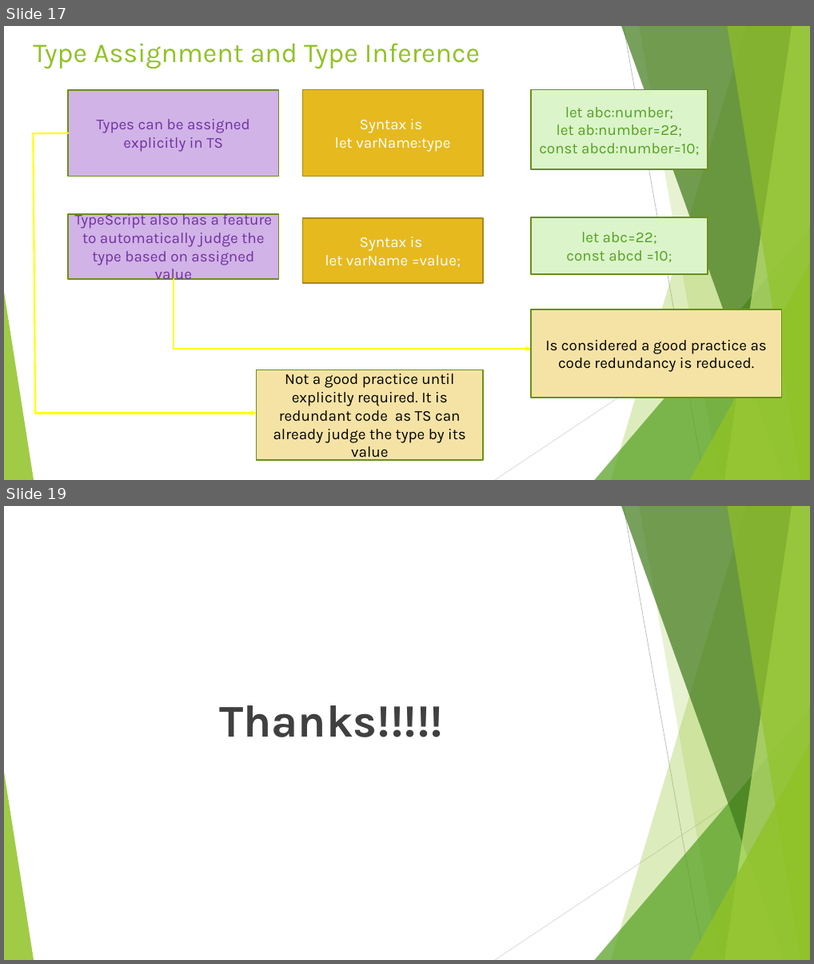
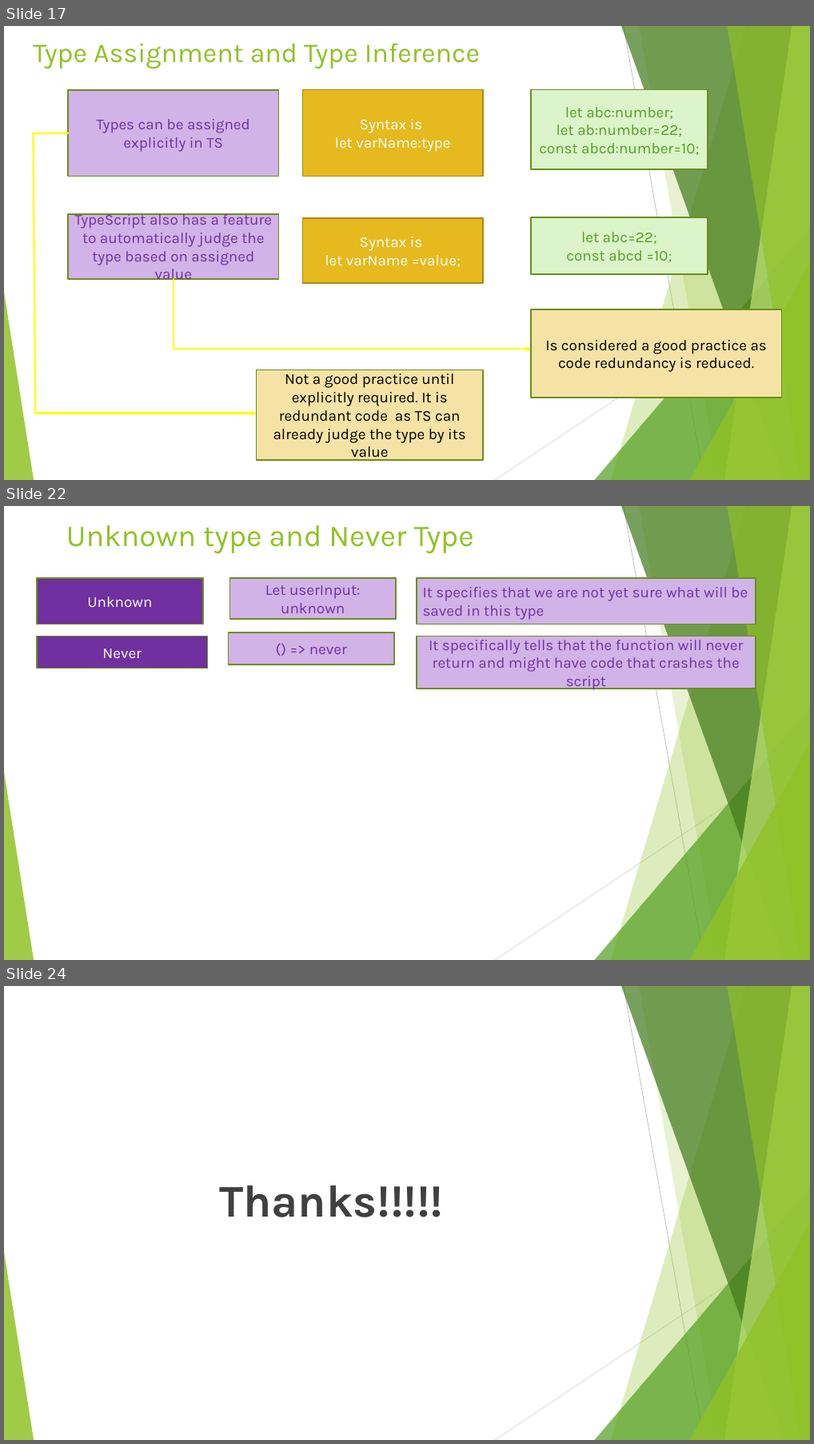
Before and after one commit to rudhrainfogain/TypeScript, a slide deck: PPT/TypeScriptv2.pptx. Shown one above the other, each under a label of ours: slides 17 and 19 before the commit, slides 17, 22 and 24 after it; the slides between them are not shown. The pictures are 814x964 and 814x1444 pixels, drawn with LibreOffice and Linux fonts; fonts in the diff are those of the drawing. Boxes give left, top, right and bottom in pixels: in the first picture for what was removed or moved away, otherwise in the second. Text is boxed around its words. In the diff, an @@ line names an element or a change of style, - is before the commit and + after.

```diff
--- a/PPT/TypeScriptv2.pptx
+++ b/PPT/TypeScriptv2.pptx
@@ slide 22 added at <box>4,506,810,960</box>, background #FFFFFF; not listed: 10 template elements that a slide beside it also shows @@
@@ title added at <box>66,525,474,554</box>, 36 pt, text #90C226 @@
+Unknown type and Never Type
@@ rectangle added at <box>37,578,203,624</box>, fill #7030A0, outline #6B901C 1.5 pt, 18 pt, text #FFFFFF @@
+Unknown
@@ rectangle added at <box>230,578,397,619</box>, fill #D1B3E7, outline #6B901C 1.5 pt, 18 pt, text #7030A0 @@
+Let userInput: unknown
@@ rectangle added at <box>417,578,756,624</box>, fill #D1B3E7, outline #6B901C 1.5 pt, 18 pt, text #7131A1 @@
+It specifies that we are not yet sure what will be saved in this type
@@ rectangle added at <box>37,636,207,668</box>, fill #7030A0, outline #6B901C 1.5 pt, 18 pt, text #FFFFFF @@
+Never
@@ rectangle added at <box>229,632,394,664</box>, fill #D1B3E7, outline #6B901C 1.5 pt, 18 pt, text #7030A0 @@
+() => never
@@ rectangle added at <box>417,636,756,688</box>, fill #D1B3E7, outline #6B901C 1.5 pt, 18 pt, text #7131A1 @@
+It specifically tells that the function will never return and might have code that crashes the script
@@ what was slide 19 is now slide 24 @@
```
Also in this commit, not shown: 2 slides changed, 4 other slides added, 2 other files.
